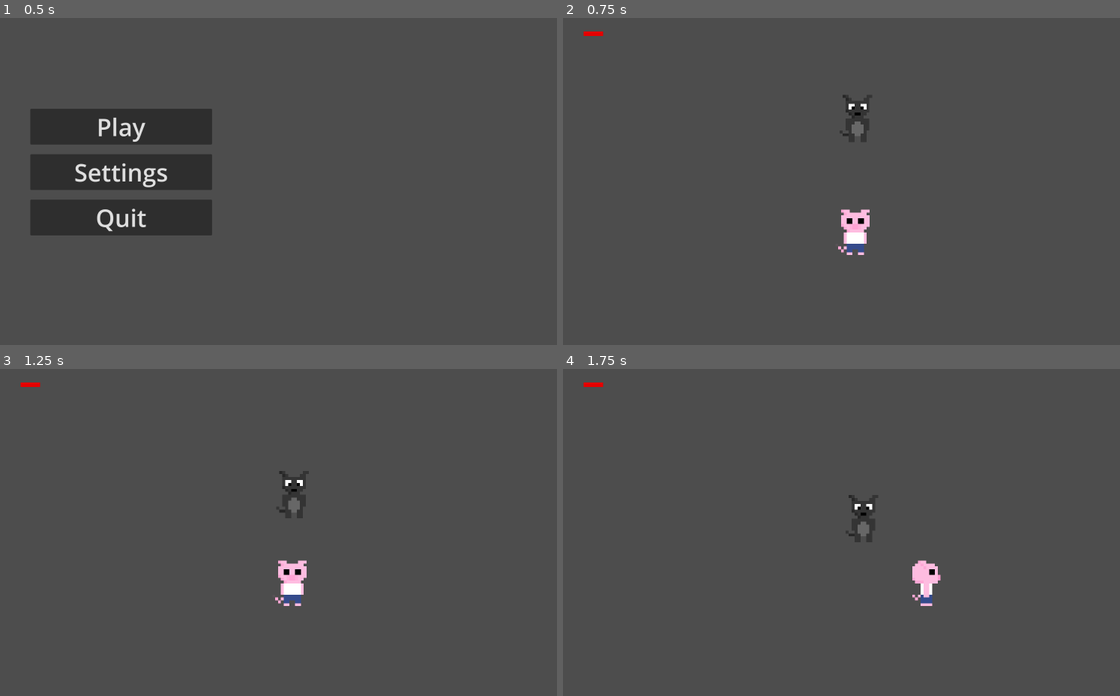
Above: before the commit, frames 1-4 (two rows, left to right).
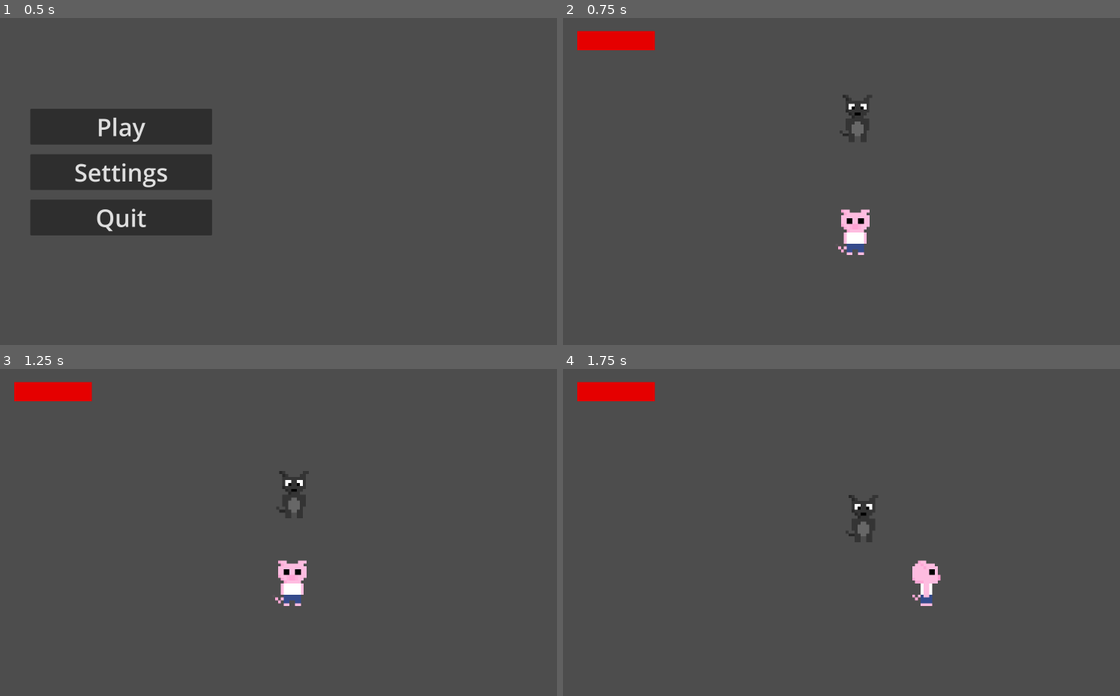
Above: after the commit, the same moments.

Repository: VeryVeryCoolName/atestathorror
Game: Godot game, scene res://Scenes/main_menu.tscn
Same seed, same stepped clock (60 frames per second), same inputs: the game is played once before the commit and once after it.
Inputs:
- Up to frame 1 (0.5 s): no input
- Up to frame 2 (0.75 s): click "Play" at 0.5 s
- Up to frame 3 (1.25 s): no input
- Up to frame 4 (1.75 s): hold D (MoveRight) from 1.28 s (still down); tap Z (Attack) at 1.35 s

Frame 1 is identical in both runs. In frame 2, 0.8% of the frame differs, in the area x 2-17%, y 3-10%; in frame 3, 0.8%; in frame 4, 0.8%.

Commit message:
player hp final version cred

Diff:
--- a/Scenes/game.tscn
+++ b/Scenes/game.tscn
@@ -105,11 +105,15 @@
 
 [node name="CanvasLayer" type="CanvasLayer" parent="Camera2D"]
 
-[node name="TextureProgressBar" type="TextureProgressBar" parent="Camera2D/CanvasLayer"]
-offset_left = 68.0
-offset_top = 44.0
-offset_right = 211.0
-offset_bottom = 72.0
+[node name="Node2D" type="Node2D" parent="Camera2D/CanvasLayer"]
+position = Vector2(175, 75)
+scale = Vector2(4, 4)
+
+[node name="TextureProgressBar" type="TextureProgressBar" parent="Camera2D/CanvasLayer/Node2D"]
+offset_left = -32.0
+offset_top = -8.0
+offset_right = 32.0
+offset_bottom = 8.0
 value = 100.0
 texture_under = ExtResource("3_exi56")
 texture_progress = ExtResource("4_7t8sx")
@@ -120,7 +124,7 @@
 collision_layer = 9
 collision_mask = 9
 script = ExtResource("1_ebmjs")
-health_bar_path = NodePath("../Camera2D/CanvasLayer/TextureProgressBar")
+health_bar_path = NodePath("../Camera2D/CanvasLayer/Node2D/TextureProgressBar")
 
 [node name="AnimatedSprite2D" type="AnimatedSprite2D" parent="PlayerCharacter"]
 texture_filter = 1
